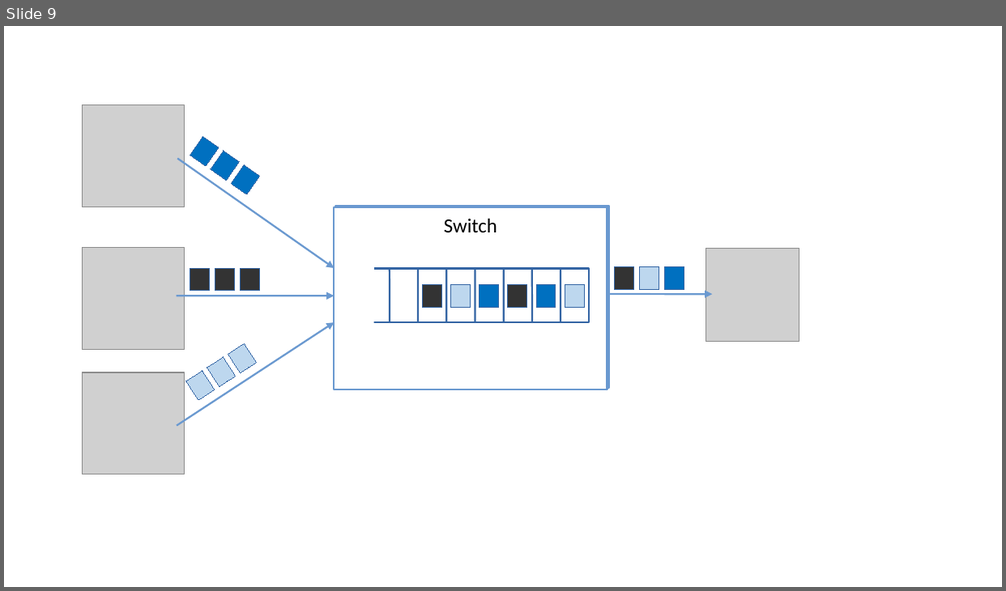
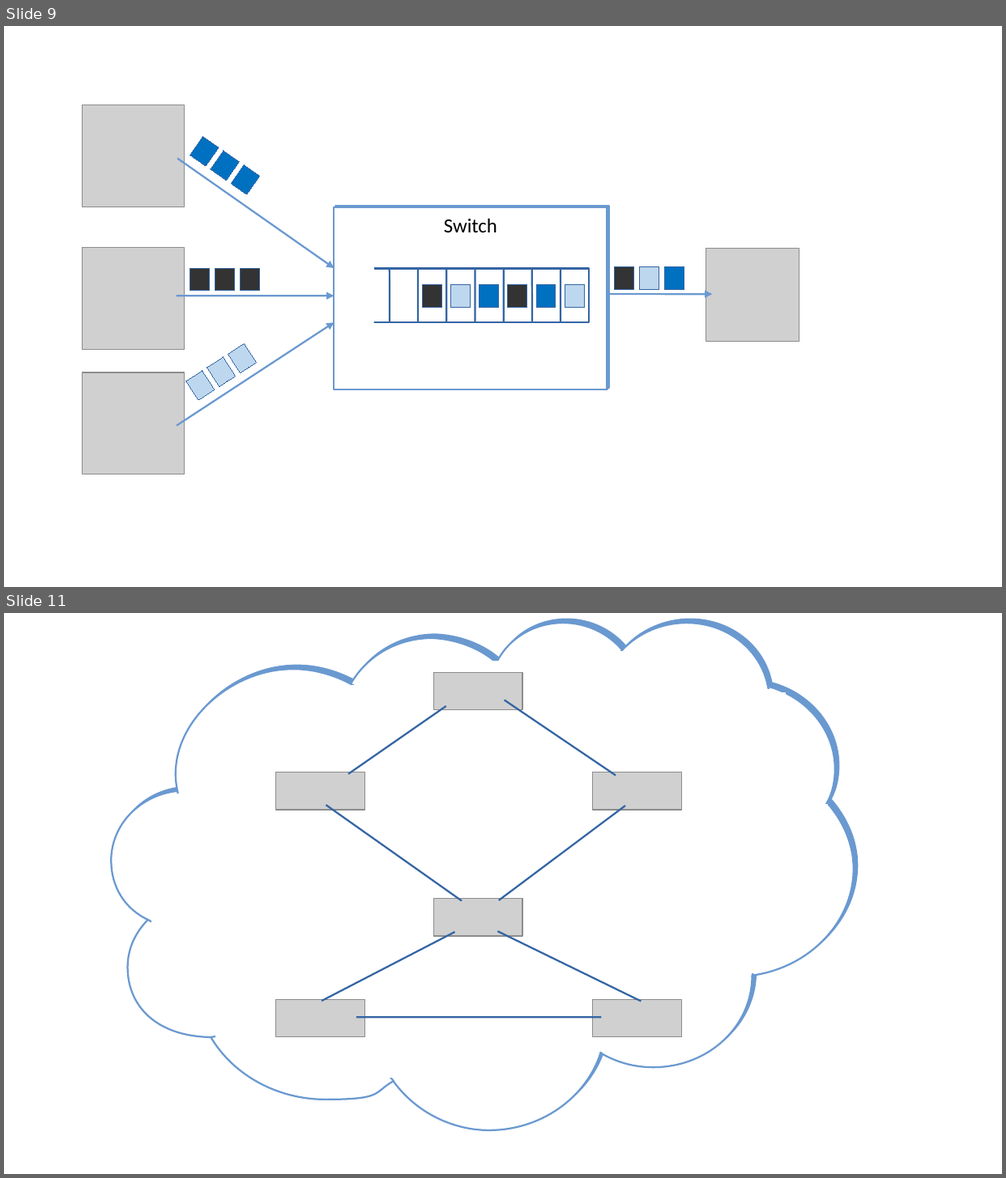
Before and after one commit to SystemsApproach/7E, a slide deck: introduction/figures/introduction.odp. Shown one above the other, each under a label of ours: slide 9 before the commit, slides 9 and 11 after it; the slides between them are not shown. The pictures are 1006x591 and 1006x1178 pixels, drawn with LibreOffice and Linux fonts; fonts in the diff are those of the drawing; grey boxes stand for pictures. Boxes give left, top, right and bottom in pixels: in the first picture for what was removed or moved away, otherwise in the second. Text is boxed around its words. In the diff, an @@ line names an element or a change of style, - is before the commit and + after.

```diff
--- a/introduction/figures/introduction.odp
+++ b/introduction/figures/introduction.odp
@@ slide 11 added at bbox=[4, 613, 1002, 1174], background #FFFFFF @@
@@ group added at bbox=[211, 659, 681, 1063]: 7 lines, 7 rectangles, 6 pictures @@
@@ rectangle added at bbox=[758, 692, 786, 764], fill #FFFFFF, outline #FFFFFF 0 pt @@
@@ rectangle added at bbox=[812, 818, 835, 854], fill #FFFFFF, outline #FFFFFF 0 pt @@
@@ rectangle added at bbox=[707, 896, 769, 968], fill #FFFFFF, outline #FFFFFF 0 pt @@
@@ group added at bbox=[111, 623, 854, 1131]: 11 rectangles, 1 freeform shape @@
```
Also in this commit, not shown: 3 slides changed, 3 other slides added, 15 other files.
